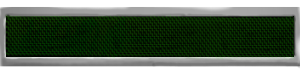
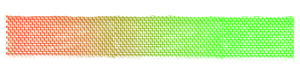
Comparing the layer stacks of the two (300, 80) images. Changes:
"Capa de pintura 2": opacity 27% → 100%, painted on it over 0, 6, 300, 69
hid "Capa de pintura 1", painted on it over 0, 6, 300, 69
